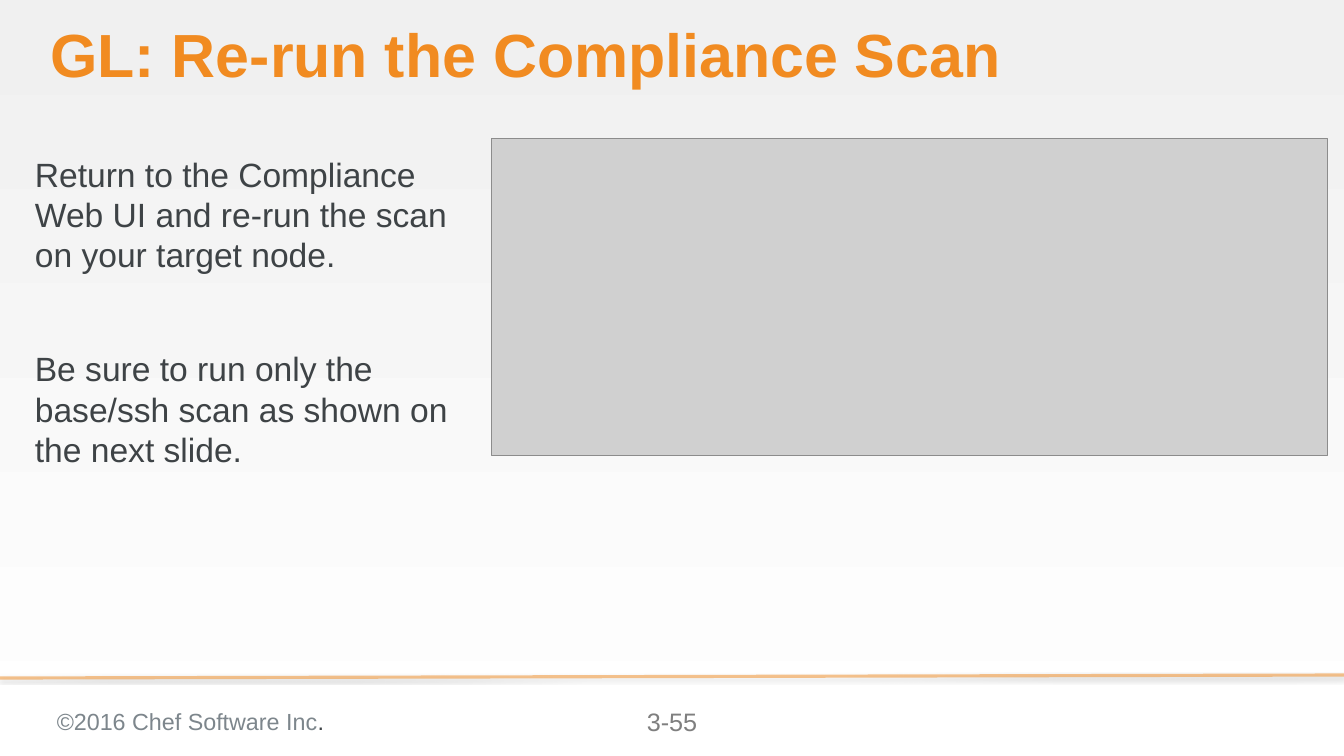
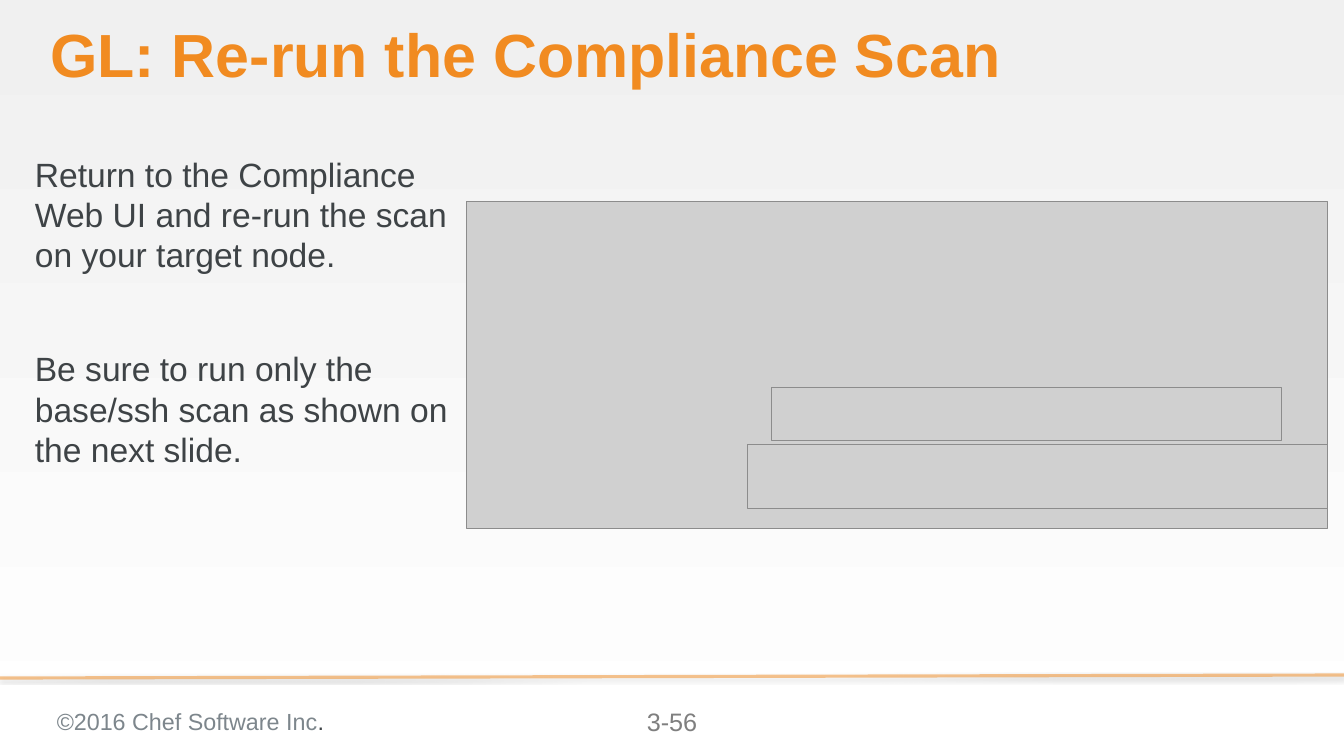
Before and after one commit to bchamby/chef-compliance-installation-configuration-operation, a slide deck: slide 56 of 03-initial-configuration-scans.pptx (slide 55 before the commit). Drawn at 1344x756 pixels with LibreOffice and Linux fonts; fonts in the diff are those of the drawing; grey boxes stand for pictures; background and template pictures are left out. Boxes give left, top, right and bottom in pixels: in the first picture for what was removed or moved away, otherwise in the second. Text is boxed around its words. In the diff, an @@ line names an element or a change of style, - is before the commit and + after.

```diff
--- a/03-initial-configuration-scans.pptx
+++ b/03-initial-configuration-scans.pptx
@@ picture: place and size @@
-picture at [491,138,1327,456]
+picture at [466,201,1327,528]
@@ picture added at [772,387,1281,440] @@
@@ picture added at [748,444,1327,508] @@
@@ page number at [647,713,697,731]: text changed @@
-3-55
+3-56
```
Also in this commit, not shown: 10 other slides changed, 1 slide added.
